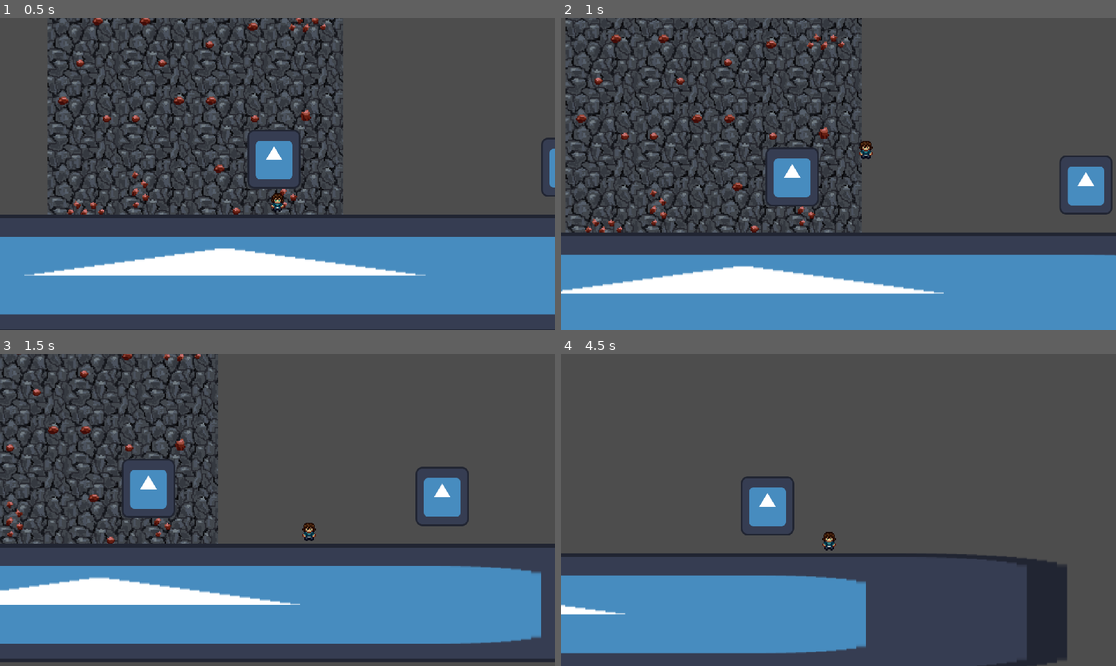
Above: before the commit, frames 1-4 (two rows, left to right).
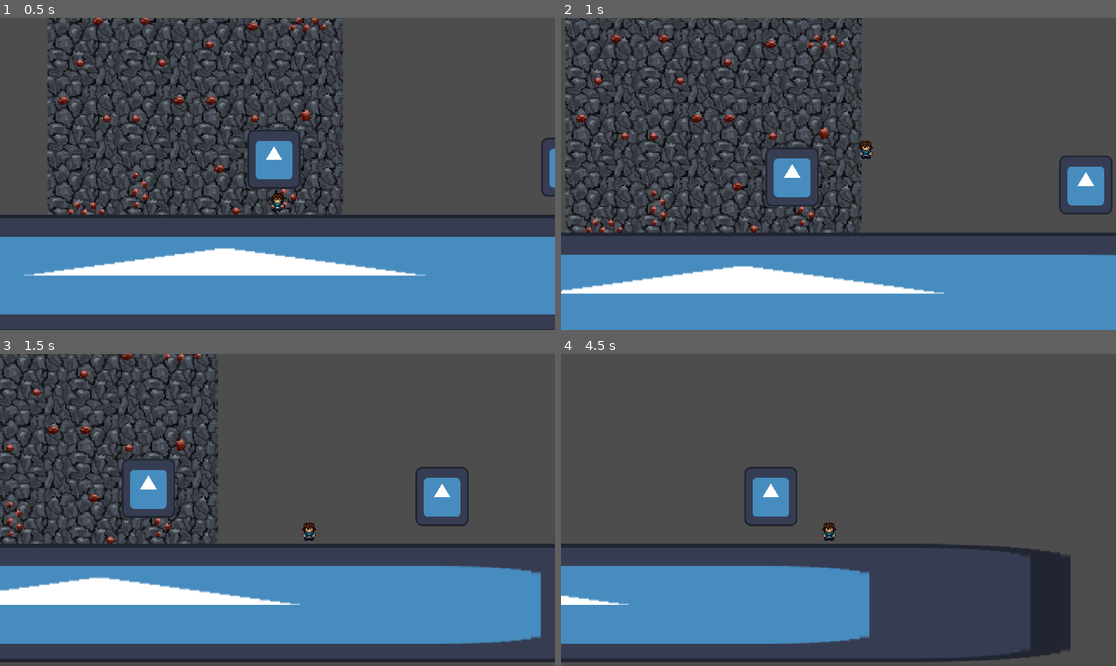
Above: after the commit, the same moments.

Repository: Tylefrost/Dyno
Game: Godot game, scene res://level_1.tscn
The game is run twice, just before and just after one commit, with the same random seed, the same clock (stepped at 60 frames per second) and the same inputs. The engine's default icon, where the game draws it, is replaced by a stand-in: a white triangle on a blue panel in a dark square.
Inputs (mouse positions are in pixels of both pictures, inside the frame that each line leads up to):
- Up to frame 1 (0.5 s): no input
- Up to frame 2 (1 s): move the mouse to (960, 158) at 0.52 s; hold D (right) from 0.53 s (still down); click (960, 158) at 0.6 s; tap Space (jump) at 0.77 s
- Up to frame 3 (1.5 s): keep holding D (right); move the mouse to (166, 525) at 1.27 s; click (166, 525) at 1.35 s
- Up to frame 4 (4.5 s): tap Space (jump) at 1.52, 3.02, 3.77 s; move the mouse to (894, 441) at 2.02 s; release D (right) at 2.03 s; hold A (left) 2.03-2.78 s; click (894, 441) at 2.1 s; move the mouse to (810, 572) at 2.77 s; hold D (right) 2.78-4.28 s; click (810, 572) at 2.85 s; move the mouse to (1005, 556) at 3.52 s; click (1005, 556) at 3.6 s; move the mouse to (672, 463) at 4.27 s; hold A (left) from 4.28 s (still down); click (672, 463) at 4.35 s

Frame 1 is identical in both runs. In frame 2, 0.6% of the frame differs, in the area x 1-95%, y 0-85%; in frame 3, less than 0.1%; in frame 4, 9.2%, in the area x 0-92%, y 36-100%.

Commit message:
Tried to fix jittering

Diff:
--- a/player.gd
+++ b/player.gd
@@ -111,7 +111,10 @@
 
 	# brings the grappling back
 	if global_position.distance_to(hook_pos) > 10:
-		velocity += (hook_pos - global_position).normalized() * (gravity_strength * 50) * delta
+		velocity += (hook_pos - global_position).normalized() * (gravity_strength) * delta
+
+	if global_position.distance_to(hook_pos) <= 10:
+		velocity = Vector2.ZERO
 
 func die():
 	GameManager.respawn_player()
